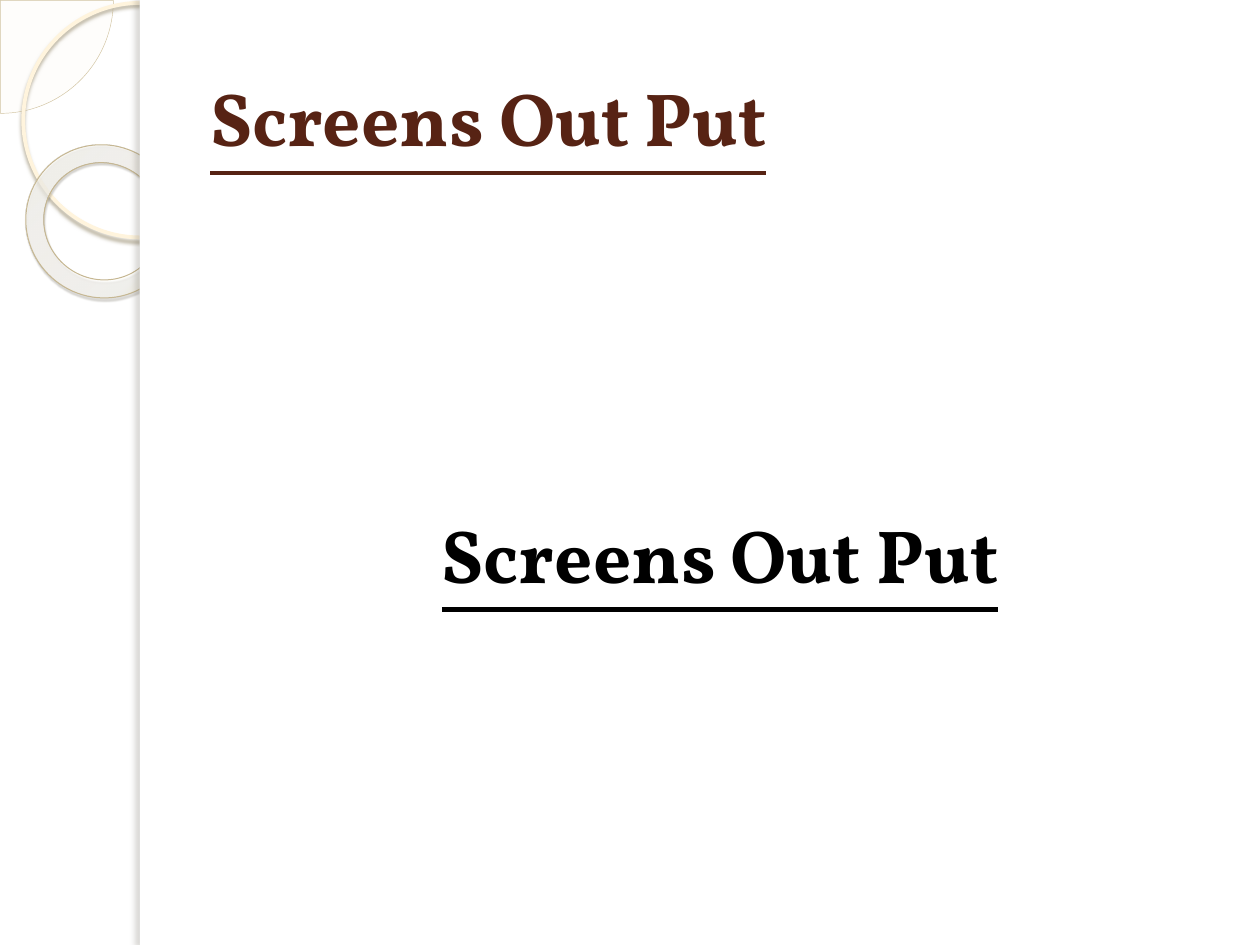
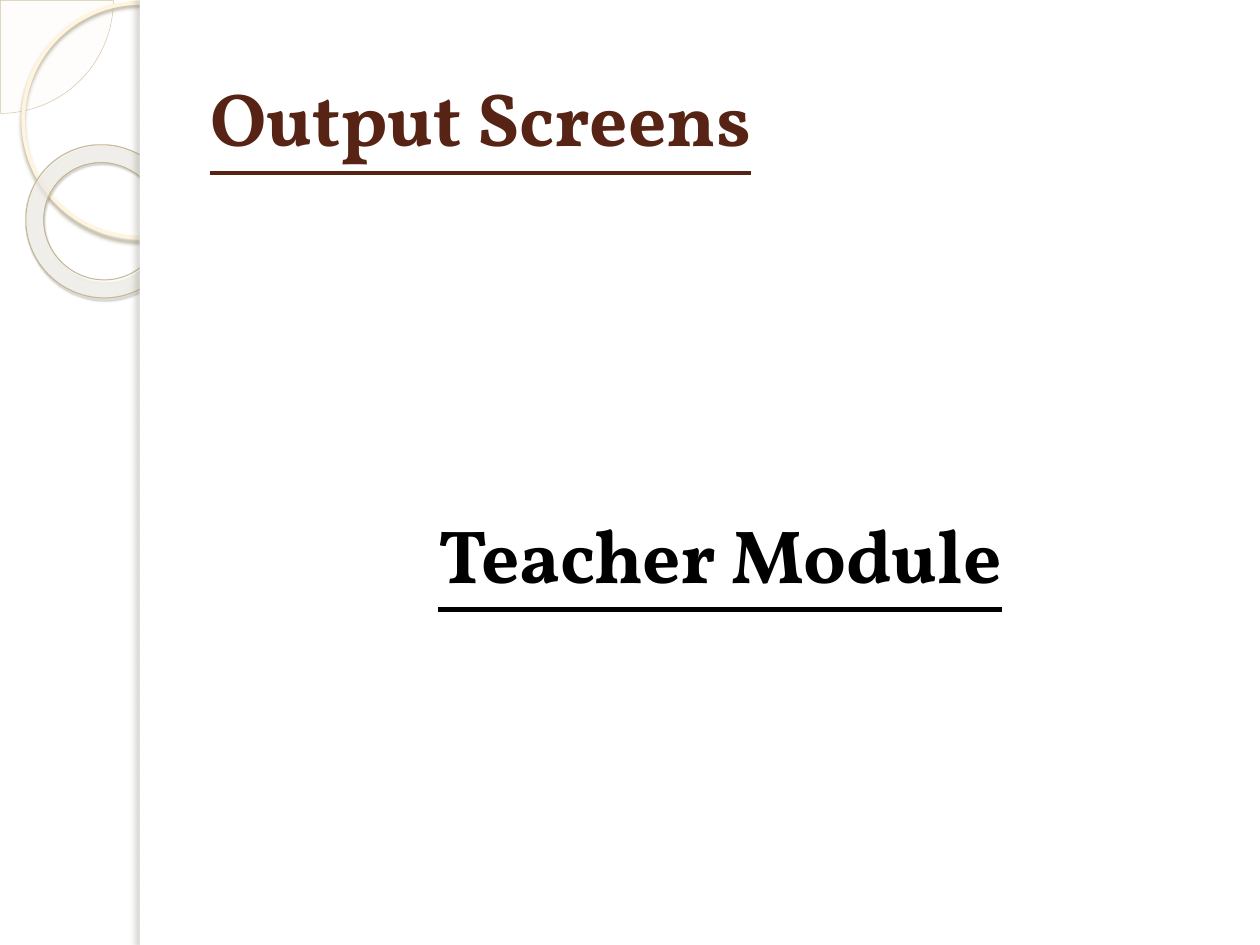
Before and after one commit to Muradali-786/fyp-thesis, a slide deck: slide 15 of fyp presentation New.pptx. Drawn at 1260x945 pixels with LibreOffice and Linux fonts; fonts in the diff are those of the drawing; background and template pictures are left out. Boxes give left, top, right and bottom in pixels: in the first picture for what was removed or moved away, otherwise in the second. Text is boxed around its words. In the diff, an @@ line names an element or a change of style, - is before the commit and + after.

Commit message:
presentation updated

```diff
--- a/fyp presentation New.pptx
+++ b/fyp presentation New.pptx
@@ title at (210,94,751,175): text changed @@
-Screens Out Put
+Output Screens
@@ text at (438,529,1002,612): text changed @@
-Screens Out Put
+Teacher Module
```
Also in this commit, not shown: 4 other slides changed, 6 slides added, 9 slides removed.
